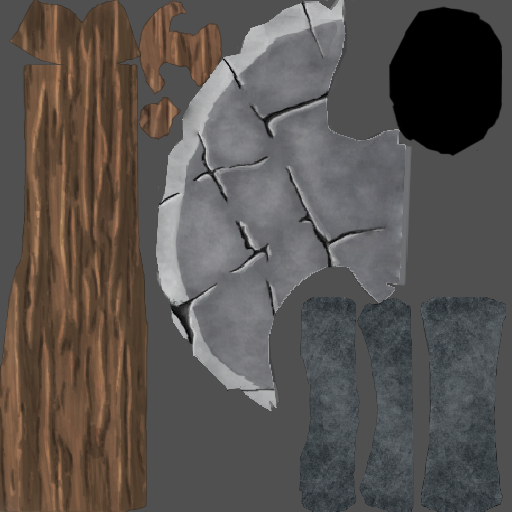
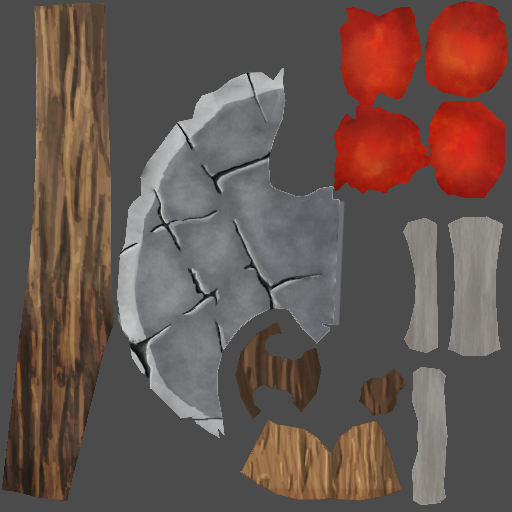
Two versions of the same layered image (512×512). Layer-by-layer changes:
renamed "Laag 6" to "Axe Reference", hid it, moved it out of group "M - Schuine kleine", painted on it over box(346, 3, 512, 512)
renamed "Equipment_Axe UV's" to "Axe blade", showed it, painted on it over box(3, 0, 505, 511)
added group "STOKKIE TOKKIE" with 21 layers above "handle" over box(2, 3, 408, 501)
moved "Stok" into group "STOKKIE TOKKIE" over box(0, 0, 149, 512)
moved "Laag 4" into group "Stok", painted on it over box(2, 3, 506, 512)
renamed "Laag 17" to "Cracks", blend overlay → normal, moved it into group "sTONE", painted on it over box(0, 0, 149, 512)
renamed "Axe blade" to "color", opacity 100% → 65%, moved it into group "sTONE", painted on it over box(2, 0, 412, 501)
added group "Lower stick" with 3 layers in group "STOKKIE TOKKIE" over box(2, 3, 408, 501)
removed group "Blade" (9 layers) over box(155, 0, 412, 411)
renamed "Laag 5" to "Stick_Lower", blend difference → normal, moved it into group "Lower stick", painted on it over box(2, 3, 506, 512)
"Laag 10": blend normal → overlay, moved it into group "Stick top", painted on it over box(0, 0, 403, 512)
removed layer "Silhoutte stok" from group "Stok" over box(0, 0, 149, 512)
"Laag 9": blend normal → overlay, moved it into group "Stick top", painted on it over box(246, 6, 503, 501)
moved "Laag 8" into group "Stick top", painted on it over box(157, 0, 403, 501)
removed layer "Sharp layer" from group "Blade" over box(157, 0, 346, 408)
removed layer "Blade layer" from group "Blade" over box(157, 0, 404, 411)
removed layer "Silhoutte blade" from group "Blade" over box(157, 0, 404, 411)
"Laag 13": blend overlay → normal, moved it into group "handle", painted on it over box(0, 0, 503, 512)
renamed "BG" to "Background", painted on it over box(0, 0, 512, 512)
…and 29 more changes (11 added, 3 blend, 5 painted, 13 removed, 2 renamed, 5 stack, 1 visibility)
